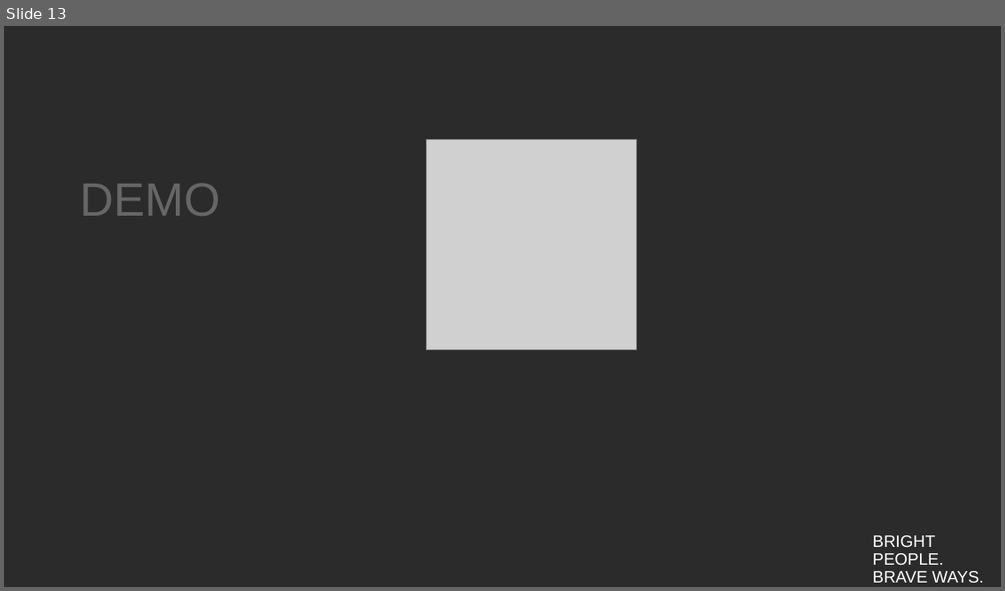
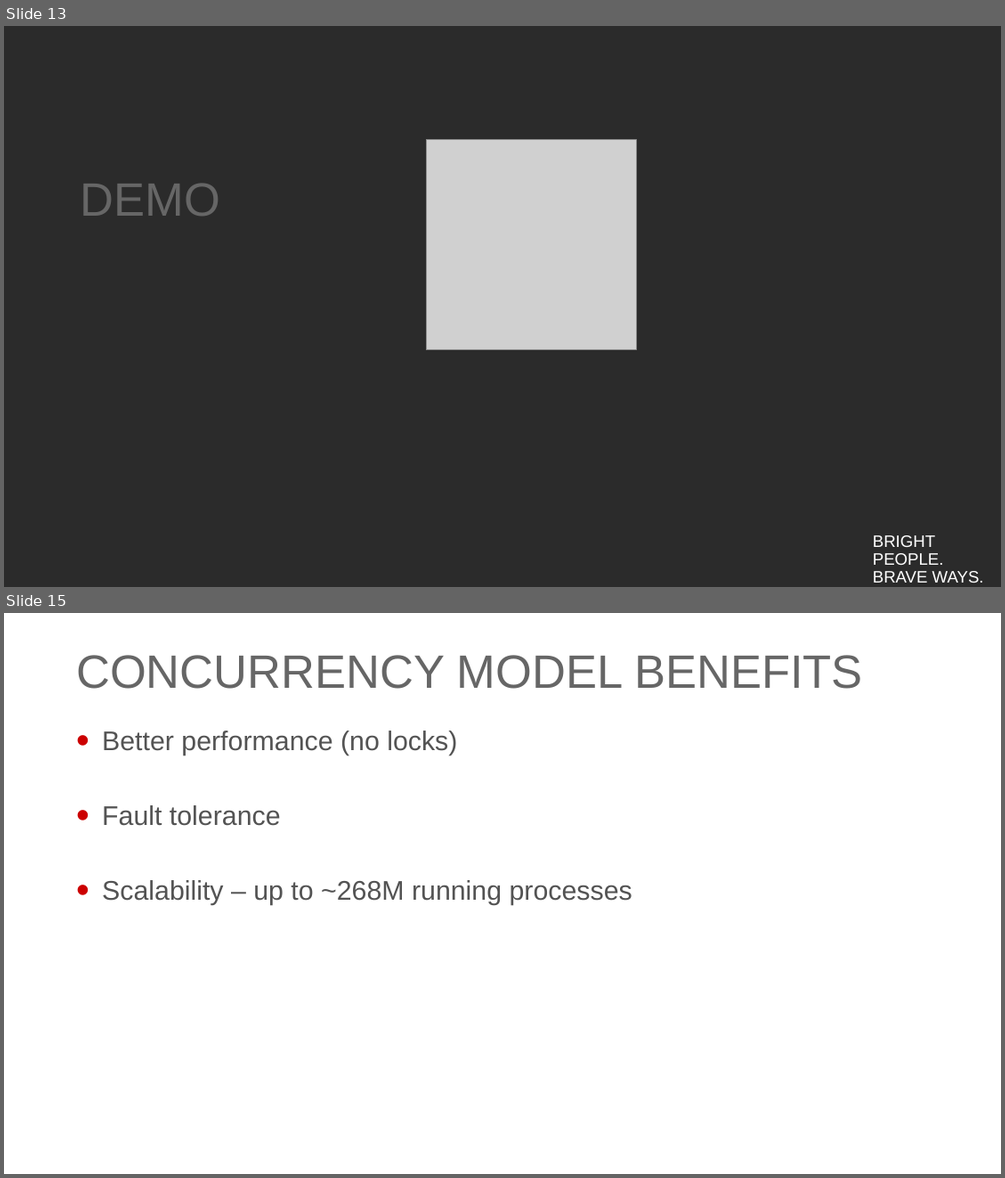
Before and after one commit to georgiyolovski/elixir-tech-talk, a slide deck: Elixir Tech Talk.pptx. Shown one above the other, each under a label of ours: slide 13 before the commit, slides 13 and 15 after it; the slides between them are not shown. The pictures are 1005x591 and 1005x1178 pixels, drawn with LibreOffice and Linux fonts; fonts in the diff are those of the drawing; grey boxes stand for pictures; background and template pictures are left out; a plain dark background stands for a picture behind light text. Boxes give left, top, right and bottom in pixels: in the first picture for what was removed or moved away, otherwise in the second. Text is boxed around its words. In the diff, an @@ line names an element or a change of style, - is before the commit and + after.

Commit message:
Separated concurrency model slides

```diff
--- a/Elixir Tech Talk.pptx
+++ b/Elixir Tech Talk.pptx
@@ slide 15 added at bbox=[4, 613, 1001, 1174], background #FFFFFF; not listed: 1 template element that a slide beside it also shows @@
@@ title added at bbox=[76, 655, 862, 689], 45 pt, text #666666 @@
+CONCURRENCY MODEL BENEFITS
@@ text added at bbox=[102, 730, 632, 905], 26 pt, text #535353 @@
+• Better performance (no locks)
+• Fault tolerance
+• Scalability – up to ~268M running processes
```
Also in this commit, not shown: 1 slide changed.
